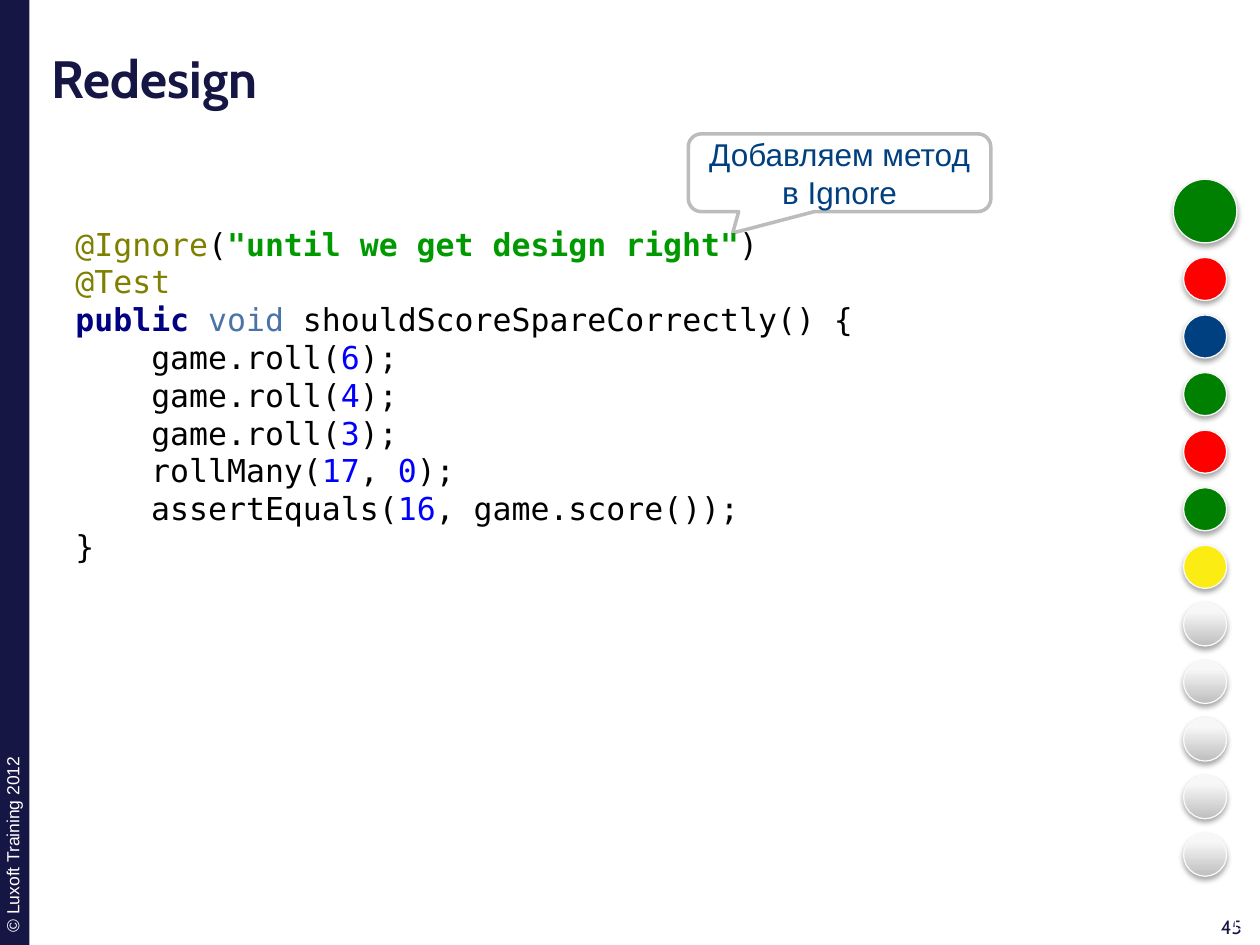
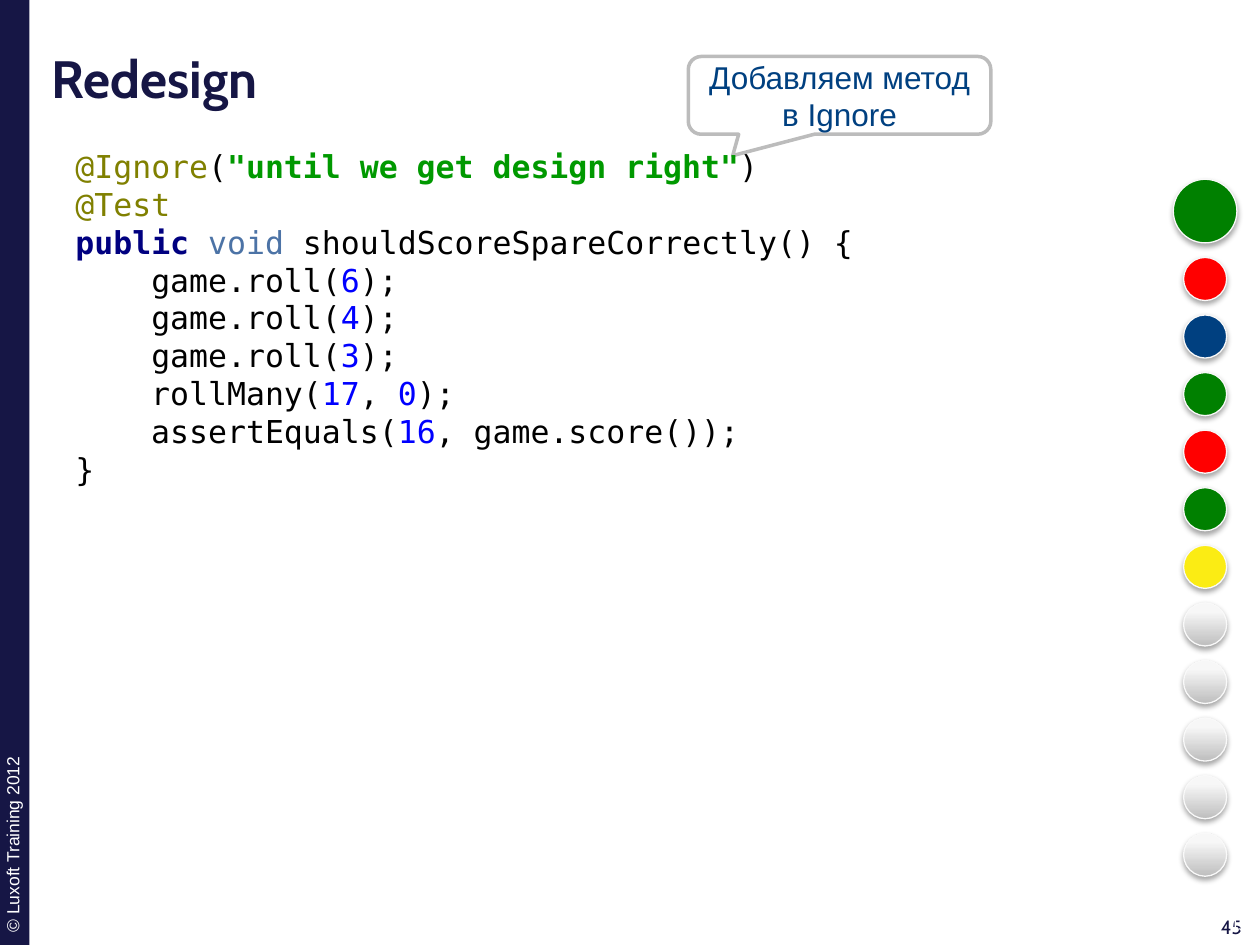
Before and after one commit to ivan-dyachenko/Trainings, a slide deck: slide 45 of Test Driven Development/materials/pptx/1. TDD-Introduction.pptx. Drawn at 1260x945 pixels with LibreOffice and Linux fonts; fonts in the diff are those of the drawing; background and template pictures are left out. Boxes give left, top, right and bottom in pixels: in the first picture for what was removed or moved away, otherwise in the second. Text is boxed around its words. In the diff, an @@ line names an element or a change of style, - is before the commit and + after.

```diff
--- a/Test Driven Development/materials/pptx/1. TDD-Introduction.pptx
+++ b/Test Driven Development/materials/pptx/1. TDD-Introduction.pptx
@@ rounded speech box "Добавляем метод в Ignore": place and size @@
-rounded speech box "Добавляем метод в Ignore" at (688, 134, 990, 212)
+rounded speech box "Добавляем метод в Ignore" at (688, 57, 990, 135)
@@ text "@Ignore("until we get design right")": place and size @@
-text "@Ignore("until we get design right")" at (75, 230, 815, 527)
+text "@Ignore("until we get design right")" at (75, 153, 815, 450)
```
Also in this commit, not shown: 22 other slides changed, 7 other files.
